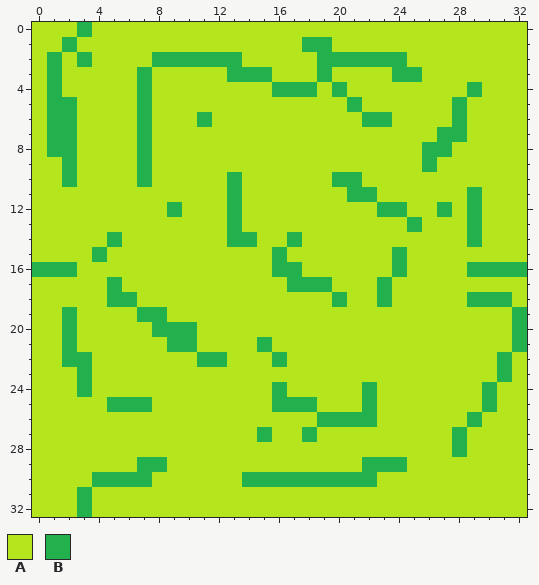
File history of a pixel-art sprite, Grass.png. The picture above was drawn from the file before the commit.
The file is 33x33 pixels.
Palette (. is transparent): A #b5e61d  B #22b14c
After the commit:
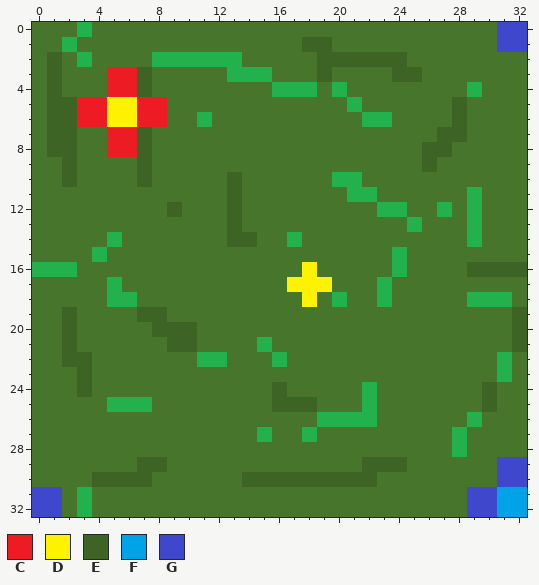
Colours new in this view: C #ed1c24  D #fff200  E #3d6325  F #00a2e8  G #3f48cc
From old to new:
colour A: #b5e61d -> #48752c
Changed rows in their new state; - is a pixel that keeps its letter.
first column x 1:
 0 ------------------------------GG
 1 -----------------EE-----------GG
 2 E-----------------EEEEEE--------
 3 E---CCE-----------E----EE-------
 4 E---CCE-------------------------
 5 EECCDDCC-------------------E----
 6 EECCDDCC-------------------E----
 7 EE--CCE-------------------EE----
 8 EE--CCE------------------EE-----
 9 -E----E------------------E------
10 -E----E-----E-------------------
11 ------------E-------------------
12 --------E---E-------------------
13 ------------E-------------------
14 ------------EE------------------
15 ---------------A----------------
16 ---------------AAD----------EEEE
17 ----------------DDD-------------
18 -----------------D--------------
19 -E----EE-----------------------E
20 -E-----EEE---------------------E
21 -E------EE---------------------E
22 -EE-----------------------------
23 --E-----------------------------
24 --E------------E-------------E--
25 ---------------EEE-----------E--
first column x 0:
29 -------EE-------------EEE------GG
30 ----EEEE------EEEEEEEEE--------GG
31 GG---------------------------GGFF
32 GG---------------------------GGFF
Where, in picture pixels (left, top, right, bottom), the same in both pictures:
changed: (32, 22, 527, 517)
